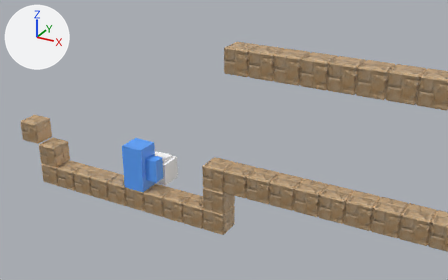
The Blender file MapEditor/DFProject/DFProject.blend as it was, and as the next commit left it.
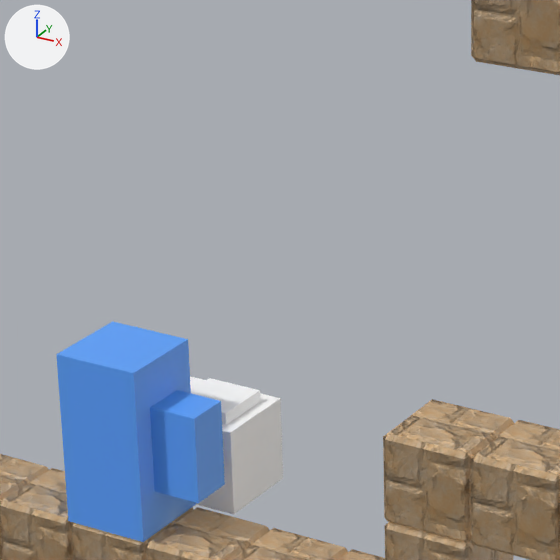
Each version appears first from a 50 mm lens placed at (30.21, -39.51, 27.93), pointed at (8.16, 0.58, 7.89), and next in a close-up on the part from 24% to 55% of the width and 21% to 70% of the height. Every picture has the same lights, and +X, +Y and +Z are marked at upper left.

The first close-up shows 'NormalBlock', 'NormalBlock.001', 'NormalBlock.002', 'NormalBlock.005', 'NormalBlock.006', 'NormalBlock.007', 'NormalBlock.011', 'NormalBlock.012', 'NormalBlock.034', 'PlayerCore', 'StartHouse'.
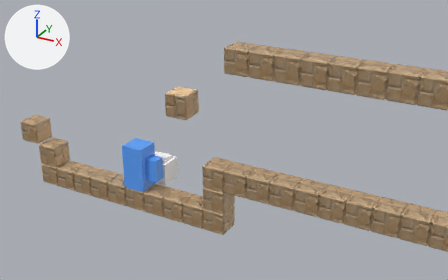
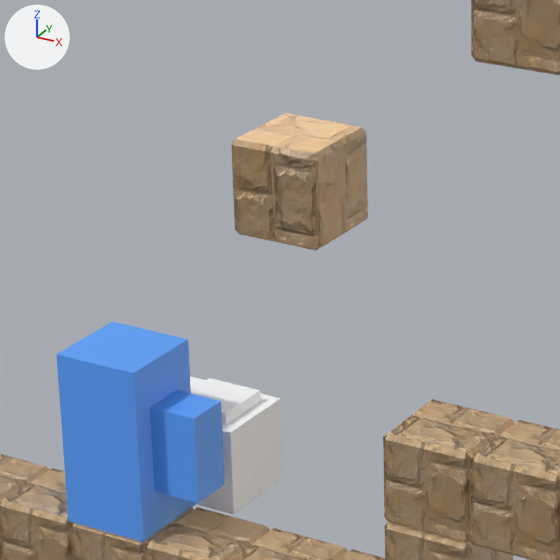
Boxes (x1, y1, x2, y2) around the edits, measured in the close-ups (560 x 560 px):
'Baggage', added: after (231, 113, 368, 250)

The change, as a list of edits to the scene's bpy script:
```text
Add mat_material:
    mat_material = bpy.data.materials.new('Material')
    # uses the picture img_normalmap_png
    # uses the picture img_woodtex_png
Add me_cube_037:
    me_cube_037.from_pydata(...)  # 24 vertices, 44 faces; spans x -1.0..1.0, y -1.0..1.0, z -1.0..1.0
    me_cube_037.materials.append(mat_material)
Add ob_baggage:
    ob_baggage = bpy.data.objects.new('Baggage', me_cube_037)
    ob_baggage.location = (4.64, 0.0, 10.6)
    ob_baggage.rotation_euler = (1.571, 0.0, 0.0)  # degrees (90, 0, 0)
```
